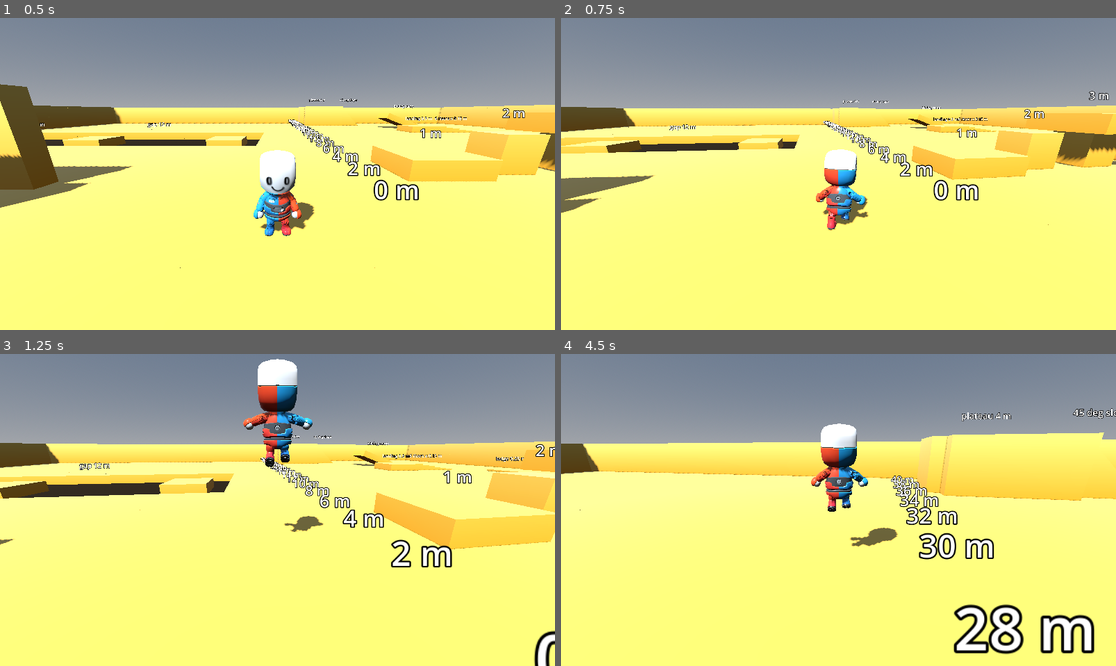
Above: before the commit, frames 1-4 (two rows, left to right).
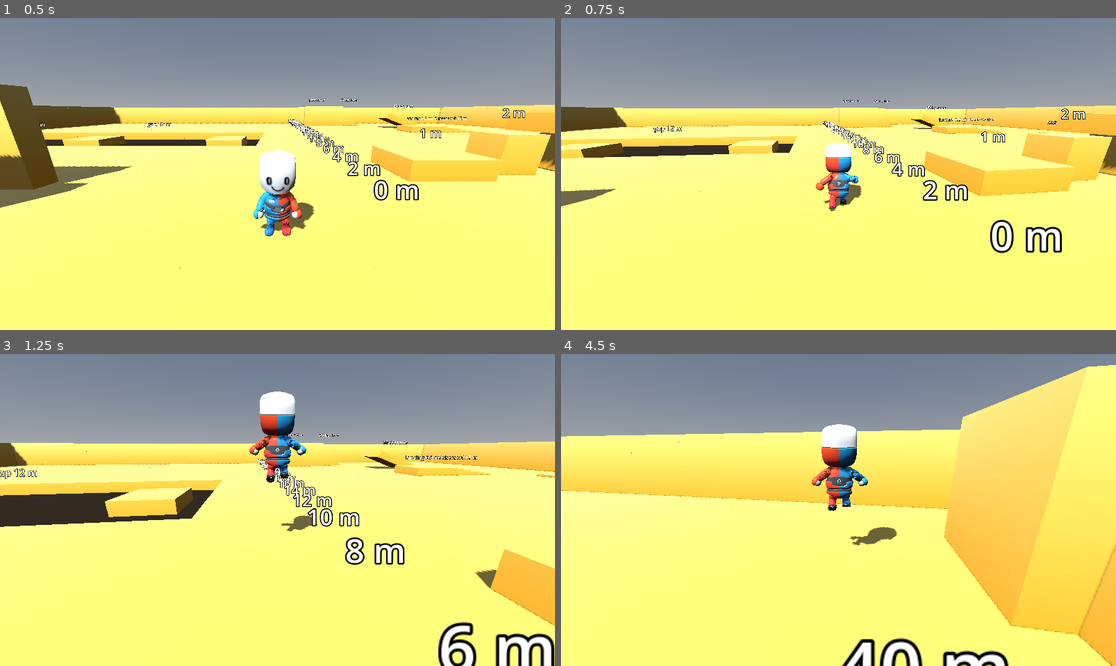
Above: after the commit, the same moments.

Repository: bistlaudio/Attimo
Game: Godot game, scene res://scenes/test/movement_gym.tscn
The game is run twice, just before and just after one commit, with the same random seed, the same clock (stepped at 60 frames per second) and the same inputs.
Inputs (mouse positions are in pixels of both pictures, inside the frame that each line leads up to):
- Up to frame 1 (0.5 s): no input
- Up to frame 2 (0.75 s): tap Enter at 0.5 s; move the mouse to (866, 174) at 0.52 s; hold W (move_forward) from 0.53 s (still down); hold Shift (dash, bound only after the commit) from 0.53 s (still down); right-click (866, 174) at 0.6 s; click (866, 174) at 0.67 s
- Up to frame 3 (1.25 s): keep holding W (move_forward); keep holding Shift (dash, bound only after the commit); tap Space (jump) at 0.77, 1.07 s
- Up to frame 4 (4.5 s): keep holding W (move_forward); move the mouse to (810, 510) at 1.27 s; release Shift (dash, bound only after the commit) at 1.28 s; tap Shift (dash, bound only after the commit) at 1.35 s; tap Space (jump) at 1.52, 1.82, 3.02, 3.32, 3.77, 4.07 s; tap Q (dash, bound only before the commit) at 1.55 s; move the mouse to (849, 503) at 2.02 s; hold Q (dash, bound only before the commit) 2.03-2.78 s; tap E (interact) at 2.3, 2.85 s; move the mouse to (832, 516) at 2.77 s; click (832, 516) at 3.05 s; move the mouse to (877, 513) at 3.52 s; click (877, 513) at 3.6 s; tap Ctrl at 3.8, 4.35 s; move the mouse to (794, 506) at 4.27 s

Frame 1 is identical in both runs. In frame 2, 10% of the frame differs, in the area x 0-100%, y 23-76%; in frame 3, 20%; in frame 4, 30%, in the area x 0-100%, y 3-100%.

Commit message:
feat(quick-261106-erl): Left Shift dashes, sprint removed, one faster run speed
- dash action is a single physical Left Shift binding; sprint action, state and config removed
- run_speed 8.5 and ground_accel 70 (full speed in about 0.13 s)
- tests: real Shift key event dashes exactly once; input map and metrics tests updated
- MOVEMENT-METRICS.md regenerated, CONVENTIONS input table updated

Co-Authored-By: Claude Sonnet 5.5 <noreply@anthropic.com>

Diff:
--- a/attimo/project.godot
+++ b/attimo/project.godot
@@ -37,8 +37,7 @@
 }
 dash={
 "deadzone": 0.2,
-"events": [Object(InputEventKey,"resource_local_to_scene":fa …(140 unchanged characters)… d":false,"keycode":0,"physical_keycode":81,"key_label":0,"unicode":0,"location":0,"echo":false,"script":null),
-Object(InputEventKey,"resource_local_to_scene":false,"resource_name":"","device":-1,"window_id":0,"alt_pressed":false,"shift_pressed":false,"ctrl_pressed":true,"meta_pressed":false,"pressed":false,"keycode":0,"physical_keycode":4194326,"key_label":0,"unicode":0,"location":1,"echo":false,"script":null)
+"events": [Object(InputEventKey,"resource_local_to_scene":fa …(140 unchanged characters)… d":false,"keycode":0,"physical_keycode":4194325,"key_label":0,"unicode":0,"location":1,"echo":false,"script":null)
 ]
 }
 debug_event_log={
@@ -126,11 +125,6 @@
 "events": [Object(InputEventKey,"resource_local_to_scene":false,"resource_name":"","device":-1,"window_id":0,"alt_press …(195 unchanged characters)…
 ]
 }
-sprint={
-"deadzone": 0.2,
-"events": [Object(InputEventKey,"resource_local_to_scene":false,"resource_name":"","device":-1,"window_id":0,"alt_pressed":false,"shift_pressed":true,"ctrl_pressed":false,"meta_pressed":false,"pressed":false,"keycode":0,"physical_keycode":4194325,"key_label":0,"unicode":0,"location":1,"echo":false,"script":null)
-]
-}
 use_hand={
 "deadzone": 0.2,
 "events": [Object(InputEventMouseButton,"resource_local_to_scene":false,"resource_name":"","device":-1,"window_id":0,"a …(253 unchanged characters)…
--- a/attimo/resources/player/movement_default.tres
+++ b/attimo/resources/player/movement_default.tres
@@ -4,10 +4,8 @@
 
 [resource]
 script = ExtResource("1_cfg")
-run_speed = 7.0
-sprint_multiplier = 1.5
-ground_accel = 40.0
-sprint_accel = 25.0
+run_speed = 8.5
+ground_accel = 70.0
 ground_decel = 55.0
 turn_decel = 90.0
 turn_rate = 14.0
--- a/attimo/scenes/player/player.tscn
+++ b/attimo/scenes/player/player.tscn
@@ -11,7 +11,6 @@
 [ext_resource type="Script" path="res://scripts/player/states/dash.gd" id="9_dash"]
 [ext_resource type="Resource" path="res://resources/player/movement_default.tres" id="10_cfg"]
 [ext_resource type="Script" path="res://scripts/player/states/double_jump.gd" id="11_double_jump"]
-[ext_resource type="Script" path="res://scripts/player/states/sprint.gd" id="12_sprint"]
 [ext_resource type="Script" path="res://scripts/player/states/long_jump.gd" id="13_long_jump"]
 
 [sub_resource type="CapsuleShape3D" id="CapsuleShape3D_body"]
@@ -51,9 +50,6 @@
 [node name="Run" type="Node" parent="StateMachine"]
 script = ExtResource("7_run")
 
-[node name="Sprint" type="Node" parent="StateMachine"]
-script = ExtResource("12_sprint")
-
 [node name="Fall" type="Node" parent="StateMachine"]
 script = ExtResource("8_fall")
 
--- a/attimo/scripts/player/mannequin_animator.gd
+++ b/attimo/scripts/player/mannequin_animator.gd
@@ -9,7 +9,6 @@
 const STATE_TO_ANIM: Dictionary[StringName, StringName] = {
 	&"Idle": &"Locomotion",
 	&"Run": &"Locomotion",
-	&"Sprint": &"Locomotion",
 	&"Jump": &"Jump",
 	&"DoubleJump": &"Jump",
 	&"LongJump": &"Jump",
@@ -20,7 +19,7 @@
 ## States that count as airborne for the landing check (Landing into Idle plays Land).
 const AIRBORNE_STATES: Array[StringName] = [&"Jump", &"Fall", &"DoubleJump", &"LongJump"]
 ## States that blend Locomotion to its run end (blend_position 1.0).
-const RUNNING_STATES: Array[StringName] = [&"Run", &"Sprint"]
+const RUNNING_STATES: Array[StringName] = [&"Run"]
 
 var _playback: AnimationNodeStateMachinePlayback
 
--- a/attimo/scripts/player/movement_config.gd
+++ b/attimo/scripts/player/movement_config.gd
@@ -5,14 +5,10 @@
 ## changes the fall feel. Every divisor field has a strictly positive minimum (T-02-02).
 
 @export_group("Ground")
-## Top running speed in m/s.
-@export_range(1.0, 20.0, 0.1) var run_speed: float = 7.0
-## Sprint target speed as a multiple of run_speed.
-@export_range(1.0, 3.0, 0.05) var sprint_multiplier: float = 1.5
+## The one run speed in m/s (there is no separate fast run; extra speed comes from the dash).
+@export_range(1.0, 20.0, 0.1) var run_speed: float = 8.5
 ## Ground acceleration toward run speed in m/s^2.
-@export_range(5.0, 200.0, 1.0) var ground_accel: float = 40.0
-## Ground acceleration toward sprint speed in m/s^2 (slower, builds up).
-@export_range(5.0, 200.0, 1.0) var sprint_accel: float = 25.0
+@export_range(5.0, 200.0, 1.0) var ground_accel: float = 70.0
 ## Braking when input is released in m/s^2.
 @export_range(5.0, 200.0, 1.0) var ground_decel: float = 55.0
 ## Braking when input opposes the current velocity in m/s^2 (the skid).
--- a/attimo/scripts/player/states/dash.gd
+++ b/attimo/scripts/player/states/dash.gd
@@ -81,6 +81,4 @@
 		return &"Fall"
 	if actor.input_direction() == Vector3.ZERO:
 		return &"Idle"
-	if Input.is_action_pressed(&"sprint"):
-		return &"Sprint"
 	return &"Run"
--- a/attimo/scripts/player/states/ground_state.gd
+++ b/attimo/scripts/player/states/ground_state.gd
@@ -1,6 +1,6 @@
 class_name GroundState
 extends State
-## Shared base of the grounded states (Idle, Run, later Sprint). physics_update runs the common
+## Shared base of the grounded states (Idle and Run). physics_update runs the common
 ## transitions first (left the floor, dash, jump or the long jump inside the dash grace), then the subclass hook _ground_update.
 
 
--- a/attimo/scripts/player/states/run.gd
+++ b/attimo/scripts/player/states/run.gd
@@ -1,6 +1,6 @@
 extends GroundState
 ## Run: accelerates toward run_speed along the camera-relative input, skids when the input reverses
-## and brakes to a stop when released. Hands over to Sprint while the sprint action is held with input.
+## and brakes to a stop when released. There is one run speed; extra speed comes from the dash.
 ## Running_A plays in place (Locomotion blend by the animator).
 
 
@@ -13,7 +13,4 @@
 		return &""
 	actor.face(direction, delta)
 	actor.accelerate_ground(direction, actor.config.run_speed, actor.config.ground_accel, delta)
-	# Sprint accelerates identically below run speed, so entering it one tick later loses nothing (A26).
-	if Input.is_action_pressed(&"sprint"):
-		return &"Sprint"
 	return &""
--- a/attimo/scripts/player/states/sprint.gd
+++ /dev/null
@@ -1,21 +0,0 @@
-extends GroundState
-## Sprint: hold-to-sprint (D-03). Accelerates toward run_speed * sprint_multiplier along the camera-relative
-## input. Up to run speed it uses ground_accel, so a sprint start is never slower than a run start; the step
-## from run speed to sprint speed uses the slower sprint_accel (A26). Releasing the sprint action returns to
-## Run, which brakes down to run speed. Running_A plays in place (Locomotion blend by the animator).
-
-
-func _ground_update(delta: float) -> StringName:
-	var direction: Vector3 = actor.input_direction()
-	if direction == Vector3.ZERO:
-		# Run owns the braking from here on and hands over to Idle at a standstill.
-		actor.accelerate_ground(Vector3.ZERO, 0.0, actor.config.ground_decel, delta)
-		return &"Run"
-	if not Input.is_action_pressed(&"sprint"):
-		return &"Run"
-	actor.face(direction, delta)
-	var accel: float = actor.config.ground_accel
-	if actor.horizontal_speed() >= actor.config.run_speed:
-		accel = actor.config.sprint_accel
-	actor.accelerate_ground(direction, actor.config.run_speed * actor.config.sprint_multiplier, accel, delta)
-	return &""
--- a/attimo/tests/smoke/test_conventions.gd
+++ b/attimo/tests/smoke/test_conventions.gd
@@ -8,7 +8,7 @@
 const ACTIONS: Array[String] = [
 	"move_forward", "move_back", "move_left", "move_right",
 	"look_left", "look_right", "look_up", "look_down",
-	"jump", "sprint", "dash", "aim", "use_hand", "interact",
+	"jump", "dash", "aim", "use_hand", "interact",
 	"module_next", "module_prev", "pause", "debug_event_log",
 	"camera_recenter", "debug_tuning", "debug_metrics", "debug_tick_rate",
 ]
--- a/attimo/tests/smoke/test_ground_movement.gd
+++ b/attimo/tests/smoke/test_ground_movement.gd
@@ -15,9 +15,7 @@
 	await _scenario_camera_rig(tree, check)
 	await _scenario_snap_band(tree, check)
 	await _scenario_jump(tree, check)
-	await _scenario_sprint(tree, check)
-	await _scenario_sprint_release(tree, check)
-	await _scenario_sprint_jump(tree, check)
+	await _scenario_shift_dash(tree, check)
 
 
 func _tick() -> float:
@@ -50,7 +48,7 @@
 	await Fixtures.wait_physics(tree, 3)
 	check.call(player.horizontal_speed() > 0.1 and player.horizontal_speed() < config.run_speed, "(a) after 3 ticks the speed is still below run_speed (%.2f)" % player.horizontal_speed())
 
-	var accel_budget: int = int(ceil(config.run_speed / config.ground_accel / dt)) + 2
+	var accel_budget: int = int(ceil(config.run_speed / config.ground_accel / dt)) + 1
 	var reached: int = await Fixtures.wait_until(tree, func() -> bool: return absf(player.horizontal_speed() - config.run_speed) < 0.05, accel_budget - 3)
 	check.call(reached >= 0, "(a) run_speed reached within %d ticks of the press" % accel_budget)
 	check.call(player.global_position.z < -0.5 and absf(player.global_position.x) < 0.05, "(a) the player moved toward -Z without a camera (z=%.2f)" % player.global_position.z)
@@ -235,77 +233,47 @@
 	await _free_all(tree, nodes)
 
 
-# (g) hold-to-sprint (D-03, A26): Idle -> Run -> Sprint, own slower curve above run speed, about 1.5x run.
-func _scenario_sprint(tree: SceneTree, check: Callable) -> void:
-	var nodes: Array[Node] = await _spawn(tree, Vector3.ZERO)
-	var player: PlayerController = nodes[1] as PlayerController
-	var config: MovementConfig = player.config
-	var sprint_speed: float = config.run_speed * config.sprint_multiplier
-	var run_ticks: int = int(ceil(config.run_speed / config.ground_accel * float(Engine.physics_ticks_per_second)))
-	var extra_ticks: int = int(ceil(config.run_speed * (config.sprint_multiplier - 1.0) / config.sprint_accel * float(Engine.physics_ticks_per_second)))
-	var budget: int = run_ticks + extra_ticks + 3
-
-	Input.action_press(&"move_forward")
-	Input.action_press(&"sprint")
-	var entered: int = await Fixtures.wait_until(tree, func() -> bool: return player.state_machine.current.name == &"Sprint", 3)
-	check.call(entered >= 0 and entered <= 2, "(g) Sprint is entered within 2 ticks of the press (waited %d, state %s)" % [entered, player.state_machine.current.name])
-
-	# Ticks already spent while waiting count toward the curve.
-	var spent: int = maxi(entered, 0)
-	await Fixtures.wait_physics(tree, run_ticks + 3 - spent)
-	check.call(player.horizontal_speed() < sprint_speed - 0.05, "(g) %d ticks in, the speed %.2f is still below sprint speed %.2f (own, slower curve)" % [run_ticks + 3, player.horizontal_speed(), sprint_speed])
-	var reached: int = await Fixtures.wait_until(tree, func() -> bool: return absf(player.horizontal_speed() - sprint_speed) < 0.05, budget - (run_ticks + 3))
-	check.call(reached >= 0, "(g) sprint speed %.2f reached within %d ticks of the press (speed %.2f)" % [sprint_speed, budget, player.horizontal_speed()])
-	await Fixtures.wait_physics(tree, 10)
-	var ratio: float = player.horizontal_speed() / config.run_speed
-	check.call(absf(ratio - config.sprint_multiplier) < 0.02, "(g) top speed / run_speed is %.3f, sprint_multiplier %.2f" % [ratio, config.sprint_multiplier])
-	check.call(player.state_machine.current.name == &"Sprint", "(g) state is Sprint at top speed (got %s)" % player.state_machine.current.name)
-
-	Input.action_release(&"sprint")
-	Input.action_release(&"move_forward")
-	await _free_all(tree, nodes)
-
-
-# (h) releasing sprint with the direction held returns to Run and to run speed.
-func _scenario_sprint_release(tree: SceneTree, check: Callable) -> void:
-	var nodes: Array[Node] = await _spawn(tree, Vector3.ZERO)
-	var player: PlayerController = nodes[1] as PlayerController
-	var config: MovementConfig = player.config
-	var sprint_speed: float = config.run_speed * config.sprint_multiplier
-
-	Input.action_press(&"move_forward")
-	Input.action_press(&"sprint")
-	var at_top: int = await Fixtures.wait_until(tree, func() -> bool: return absf(player.horizontal_speed() - sprint_speed) < 0.05, 60)
-	check.call(at_top >= 0, "(h) full sprint speed was reached before the release")
-	Input.action_release(&"sprint")
-	var back: int = await Fixtures.wait_until(tree, func() -> bool: return player.state_machine.current.name == &"Run" and absf(player.horizontal_speed() - config.run_speed) < 0.05, 20)
-	check.call(back >= 0, "(h) releasing sprint enters Run at run_speed within 20 ticks (state %s, speed %.2f)" % [player.state_machine.current.name, player.horizontal_speed()])
-
-	Input.action_release(&"move_forward")
-	await _free_all(tree, nodes)
-
-
-# (i) a jump from full sprint keeps the sprint speed in the air while the direction is held.
-func _scenario_sprint_jump(tree: SceneTree, check: Callable) -> void:
+# (g) tracer (U1, U3): a real Left Shift key event dashes exactly once (a tap, no repeat), the run returns to
+# the one run speed afterwards, and no extra run state exists.
+func _scenario_shift_dash(tree: SceneTree, check: Callable) -> void:
+	var bus: Node = tree.root.get_node("EventBus")
+	var dashes: Array[int] = [0]
+	var on_dash: Callable = func(_position: Vector3, _direction: Vector3, _in_air: bool) -> void: dashes[0] += 1
+	bus.connect(&"dash_started", on_dash)
+
 	var nodes: Array[Node] = await _spawn(tree, Vector3(0.0, 0.0, 25.0))
 	var player: PlayerController = nodes[1] as PlayerController
 	var config: MovementConfig = player.config
-	var sprint_speed: float = config.run_speed * config.sprint_multiplier
-
-	Input.action_press(&"move_forward")
-	Input.action_press(&"sprint")
-	var at_top: int = await Fixtures.wait_until(tree, func() -> bool: return absf(player.horizontal_speed() - sprint_speed) < 0.05, 60)
-	check.call(at_top >= 0, "(i) full sprint speed was reached before the jump")
-	Input.action_press(&"jump")
-	var airborne: int = await Fixtures.wait_until(tree, func() -> bool: return not player.is_grounded(), 10)
-	check.call(airborne >= 0, "(i) the sprint jump leaves the floor")
-	var slowest: float = INF
-	for i: int in 15:
-		await Fixtures.wait_physics(tree, 1)
-		slowest = minf(slowest, player.horizontal_speed())
-	check.call(slowest >= 0.98 * sprint_speed, "(i) the slowest airborne speed %.2f keeps 0.98 x sprint speed %.2f" % [slowest, sprint_speed])
-
-	Input.action_release(&"jump")
-	Input.action_release(&"sprint")
-	Input.action_release(&"move_forward")
-	await _free_all(tree, nodes)
+
+	Input.action_press(&"move_forward")
+	var at_top: int = await Fixtures.wait_until(tree, func() -> bool: return absf(player.horizontal_speed() - config.run_speed) < 0.05, 60)
+	check.call(at_top >= 0, "(g) run_speed was reached before the dash")
+	check.call(dashes[0] == 0, "(g) no dash_started fact before the key press")
+
+	_send_shift(true)
+	var entered: int = await Fixtures.wait_until(tree, func() -> bool: return player.state_machine.current.name == &"Dash", 3)
+	check.call(entered >= 0 and entered <= 2, "(g) a real Left Shift key press enters Dash within 2 ticks (waited %d, state %s)" % [entered, player.state_machine.current.name])
+	await Fixtures.wait_physics(tree, 30)
+	check.call(dashes[0] == 1, "(g) exactly one dash_started while the key stays held for 30 ticks (got %d)" % dashes[0])
+	check.call(player.state_machine.current.name == &"Run", "(g) the dash ended in Run with the direction held (got %s)" % player.state_machine.current.name)
+
+	_send_shift(false)
+	var settled: int = await Fixtures.wait_until(tree, func() -> bool: return player.state_machine.current.name == &"Run" and absf(player.horizontal_speed() - config.run_speed) < 0.05, 30)
+	check.call(settled >= 0, "(g) after the release the speed settles at run_speed %.2f (state %s, speed %.2f)" % [config.run_speed, player.state_machine.current.name, player.horizontal_speed()])
+	check.call(dashes[0] == 1, "(g) the key release does not dash again (got %d)" % dashes[0])
+	check.call(not player.state_machine.has_node(String(&"Sprint")), "(g) the StateMachine has no extra run state node")
+
+	Input.action_release(&"move_forward")
+	bus.disconnect(&"dash_started", on_dash)
+	await _free_all(tree, nodes)
+
+
+## Sends the physical left Shift key through the input pipeline the way the OS reports it.
+func _send_shift(pressed: bool) -> void:
+	var event: InputEventKey = InputEventKey.new()
+	event.physical_keycode = KEY_SHIFT
+	event.location = KEY_LOCATION_LEFT
+	event.pressed = pressed
+	event.shift_pressed = pressed
+	Input.parse_input_event(event)
+	Input.flush_buffered_events()
--- a/attimo/tests/smoke/test_input_map.gd
+++ b/attimo/tests/smoke/test_input_map.gd
@@ -5,7 +5,7 @@
 const ACTIONS: Array[StringName] = [
 	&"move_forward", &"move_back", &"move_left", &"move_right",
 	&"look_left", &"look_right", &"look_up", &"look_down",
-	&"jump", &"sprint", &"dash", &"aim", &"use_hand", &"interact",
+	&"jump", &"dash", &"aim", &"use_hand", &"interact",
 	&"module_next", &"module_prev", &"pause", &"debug_event_log",
 	&"camera_recenter", &"debug_tuning", &"debug_metrics", &"debug_tick_rate",
 ]
@@ -56,10 +56,14 @@
 	check.call(_has_physical_key(&"jump", KEY_SPACE), "jump maps to physical key Space")
 	check.call(_has_physical_key(&"debug_event_log", KEY_F3), "debug_event_log contains physical key F3")
 	check.call(_has_physical_key(&"debug_event_log", KEY_QUOTELEFT), "debug_event_log contains physical key QuoteLeft")
-	check.call(InputMap.action_get_events(&"dash").size() == 2, "dash has two events (Q and Left Ctrl)")
-	check.call(_has_physical_key(&"dash", KEY_Q), "dash contains Q")
-	check.call(_has_physical_key(&"dash", KEY_CTRL), "dash contains Ctrl")
-	check.call(_has_physical_key(&"sprint", KEY_SHIFT), "sprint maps to Shift")
+	var dash_events: Array[InputEvent] = InputMap.action_get_events(&"dash")
+	check.call(dash_events.size() == 1, "dash has exactly one event (Left Shift, U3)")
+	var dash_key: InputEventKey = dash_events[0] as InputEventKey if dash_events.size() > 0 else null
+	check.call(dash_key != null and dash_key.physical_keycode == KEY_SHIFT, "the dash event is the physical Shift key")
+	check.call(dash_key != null and dash_key.location == KEY_LOCATION_LEFT, "the dash event is the left Shift key")
+	check.call(not InputMap.has_action(&"sprint"), "there is no sprint action (U1)")
+	check.call(not _has_physical_key(&"dash", KEY_Q), "Q does not dash")
+	check.call(not _has_physical_key(&"dash", KEY_CTRL), "Left Ctrl does not dash")
 	check.call(_has_physical_key(&"interact", KEY_E), "interact maps to E")
 	check.call(_has_physical_key(&"pause", KEY_ESCAPE), "pause maps to Escape")
 	check.call(_has_physical_key(&"move_forward", KEY_W), "move_forward maps to W")
--- a/attimo/tests/smoke/test_movement_metrics.gd
+++ b/attimo/tests/smoke/test_movement_metrics.gd
@@ -9,7 +9,7 @@
 const REGENERATE_HINT: String = "re-run `bash attimo/tests/run.sh --tool res://tools/measure_movement.gd`"
 ## Row labels the doc contract requires (the first cell of a table row).
 const ROW_LABELS: Array[String] = [
-	"Run speed", "Sprint speed", "Tap jump", "Full jump (standing)", "Full jump (run)", "Full jump (sprint)",
+	"Run speed", "Tap jump", "Full jump (standing)", "Full jump (run)",
 	"Double jump", "Jump 2 (chain)", "Ground dash", "Air dash",
 	"Long jump small", "Long jump mid", "Long jump max",
 	"Coyote time", "Jump buffer", "Chain window", "Dash cooldown", "Dash-jump grace",
--- a/attimo/tools/movement_metrics.gd
+++ b/attimo/tools/movement_metrics.gd
@@ -37,7 +37,7 @@
 const CAP_SLACK: float = 0.1
 
 const TAKEOFF_KINDS: Array[StringName] = [&"jumped", &"double_jumped", &"long_jumped"]
-const RELEASE_ACTIONS: Array[StringName] = [&"move_forward", &"move_left", &"sprint", &"jump", &"dash"]
+const RELEASE_ACTIONS: Array[StringName] = [&"move_forward", &"move_left", &"jump", &"dash"]
 
 var _tree: SceneTree
 var _bus: Node
@@ -186,13 +186,10 @@
 		Input.action_release(action)
 
 
-## Holds move_forward (and sprint) and waits until the player runs at the target speed.
-func _run_up(player: PlayerController, sprint: bool) -> void:
+## Holds move_forward and waits until the player runs at the run speed.
+func _run_up(player: PlayerController) -> void:
 	Input.action_press(&"move_forward")
 	var target: float = player.config.run_speed
-	if sprint:
-		Input.action_press(&"sprint")
-		target *= player.config.sprint_multiplier
 	await Fixtures.wait_until(_tree, func() -> bool: return absf(player.horizontal_speed() - target) < 0.05, 240)
 
 
@@ -269,7 +266,7 @@
 func _measure_ground() -> Dictionary:
 	var player: PlayerController = await _begin()
 	var config: MovementConfig = player.config
-	var result: Dictionary = {"run_top": 0.0, "run_time": -1.0, "sprint_top": 0.0, "sprint_time": -1.0}
+	var result: Dictionary = {"run_top": 0.0, "run_time": -1.0}
 	Input.action_press(&"move_forward")
 	for tick: int in 120:
 		await _tree.physics_frame
@@ -278,15 +275,6 @@
 		var run_time: float = result["run_time"]
 		if run_time < 0.0 and absf(player.horizontal_speed() - config.run_speed) < 0.05:
 			result["run_time"] = float(tick + 1) / float(TPS)
-	var sprint_target: float = config.run_speed * config.sprint_multiplier
-	Input.action_press(&"sprint")
-	for tick: int in 180:
-		await _tree.physics_frame
-		var sprint_top: float = result["sprint_top"]
-		result["sprint_top"] = maxf(sprint_top, player.horizontal_speed())
-		var sprint_time: float = result["sprint_time"]
-		if sprint_time < 0.0 and absf(player.horizontal_speed() - sprint_target) < 0.05:
-			result["sprint_time"] = float(tick + 1) / float(TPS)
 	await _end(player)
 	return result
 
@@ -305,30 +293,25 @@
 	await _end(player)
 
 	player = await _begin()
-	await _run_up(player, false)
+	await _run_up(player)
 	out["tap_run"] = await _jump_flight(player, true)
 	await _end(player)
 
 	player = await _begin()
-	await _run_up(player, false)
+	await _run_up(player)
 	out["full_run"] = await _jump_flight(player, false)
-	await _end(player)
-
-	player = await _begin()
-	await _run_up(player, true)
-	out["full_sprint"] = await _jump_flight(player, false)
 	await _end(player)
 
 	# Jump 1 held, landing, Jump 2 held inside the chain window.
 	player = await _begin()
-	await _run_up(player, false)
+	await _run_up(player)
 	out["jump_1"] = await _jump_flight(player, false)
 	out["jump_2"] = await _jump_flight(player, false)
 	await _end(player)
 
 	# Double jump: Jump 1 held to its apex, then a second press on the first falling tick.
 	player = await _begin()
-	await _run_up(player, false)
+	await _run_up(player)
 	out["double"] = await _double_jump(player)
 	await _end(player)
 	return out
@@ -371,12 +354,12 @@
 	var out: Dictionary = {}
 
 	var player: PlayerController = await _begin()
-	await _run_up(player, false)
+	await _run_up(player)
 	out["ground"] = await _dash(player)
 	await _end(player)
 
 	player = await _begin()
-	await _run_up(player, false)
+	await _run_up(player)
 	Fixtures.send_action_event(&"jump", true)
 	var before: int = _takeoff_count()
 	await Fixtures.wait_until(_tree, func() -> bool: return _takeoff_count() > before, 12)
@@ -428,7 +411,7 @@
 ## the dash (`late` false) or in the last tick of dash_jump_grace after the dash (`late` true).
 func _long_jump(stage: int, late: bool) -> Dictionary:
 	var player: PlayerController = await _begin()
-	await _run_up(player, false)
+	await _run_up(player)
 	for i: int in stage:
 		await _jump_flight(player, false)
 	var result: Dictionary = _empty_flight()
@@ -685,7 +668,6 @@
 	lines.append("| Verb | Speed (m/s) | Time to speed (s) | Note |")
 	lines.append("|---|---|---|---|")
 	lines.append(_row(["Run speed", "%.2f" % float(ground["run_top"]), "%.2f" % float(ground["run_time"]), "move_forward held from standing, run_speed %.1f" % config.run_speed]))
-	lines.append(_row(["Sprint speed", "%.2f" % float(ground["sprint_top"]), "%.2f" % float(ground["sprint_time"]), "sprint held while running, run_speed x %.2f; time counted from the sprint press" % config.sprint_multiplier]))
 	lines.append("")
 
 	lines.append("## Jump")
@@ -696,7 +678,6 @@
 	lines.append(_jump_row("Tap jump (run)", jumps["tap_run"], "at run speed"))
 	lines.append(_jump_row("Full jump (standing)", jumps["full_standing"], "held to the apex"))
 	lines.append(_jump_row("Full jump (run)", jumps["full_run"], "held to the apex, at run speed"))
-	lines.append(_jump_row("Full jump (sprint)", jumps["full_sprint"], "held to the apex, at sprint speed"))
 	var double: Dictionary = jumps["double"]
 	lines.append(_jump_row("Double jump", double, "Jump 1 held, second press on the first falling tick; height is the total above the first take-off, the second jump adds %.2f m" % float(double["extra"])))
 	lines.append(_jump_row("Jump 2 (chain)", jumps["jump_2"], "pressed on the landing tick of Jump 1 (Jump 1 for comparison: %.2f m, %.2f m)" % [float(jumps["jump_1"]["apex"]), float(jumps["jump_1"]["distance"])]))
@@ -779,7 +760,6 @@
 	lines.append("| Verb | Distance (m) | Widest gap (1 m grid) | 4 m modules | Tallest ledge (m) |")
 	lines.append("|---|---|---|---|---|")
 	lines.append(_grid_row("Run jump", jumps["full_run"]))
-	lines.append(_grid_row("Sprint jump", jumps["full_sprint"]))
 	lines.append(_grid_row("Double jump (run)", double))
 	lines.append(_grid_row("Jump 2 chain jump", jumps["jump_2"]))
 	for stage: int in 3:
Not shown, removed: attimo/scripts/player/states/sprint.gd.uid
Not shown, changed: docs/CONVENTIONS.md
Not shown, changed: docs/MOVEMENT-METRICS.md
